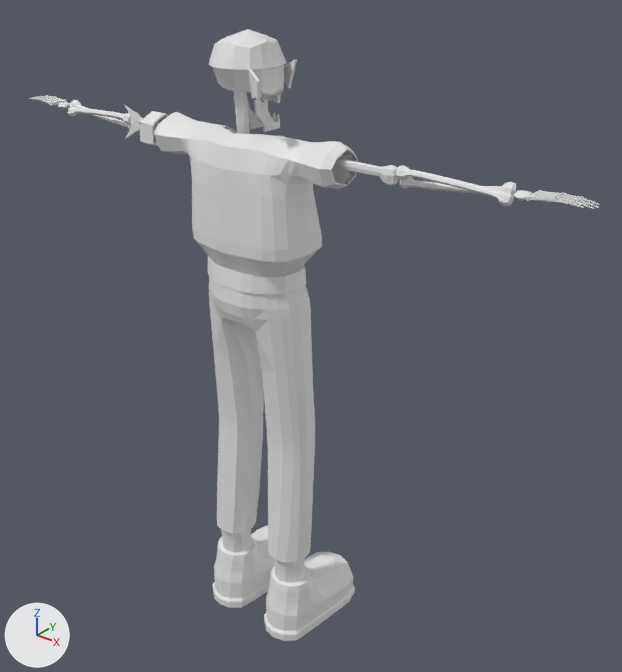
One commit to the Blender file art/models/characters/charon/charon.blend: the scene before it, then after it.
Before and after are seen from a 50 mm camera at (1.54, -1.67, 2.13) aimed at (0.07, 0.17, 0.99). Lighting does not change. The marker at lower left points along +X, +Y and +Z. The picture after the commit comes second.

Objects in the first picture: 'Charon'.
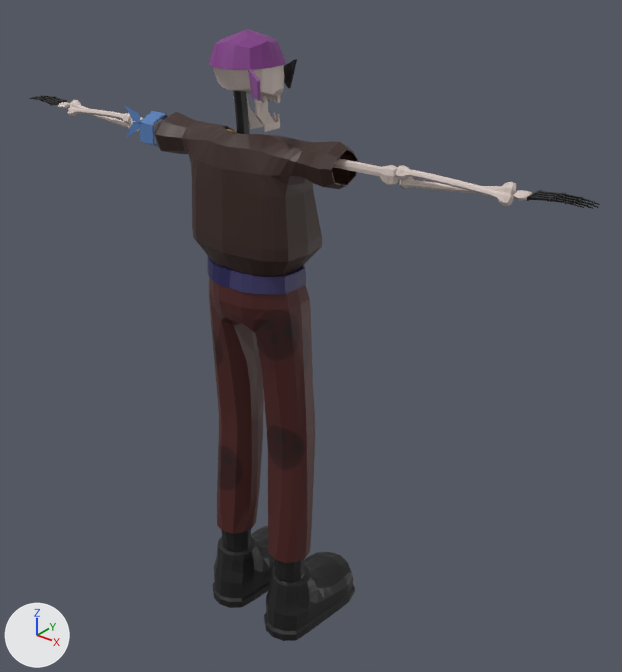
Boxes (x1, y1, x2, y2) around the edits, measured in the pictures (622 x 672 px):
'Charon', recoloured (darker): (29, 29, 600, 641) in both

What the commit changed:
Picture 'Charon_Texture.png' (img_charon_texture_png) is new.
Material 'Material' (mat_material) is new.
Its texture is img_charon_texture_png.
me_cube_070 has 4231 vertices, 4164 faces and spans x -0.95..0.95, y -0.12..0.29, z 0.0..1.88.
me_cube_070 gains material mat_material (picture img_charon_texture_png).
